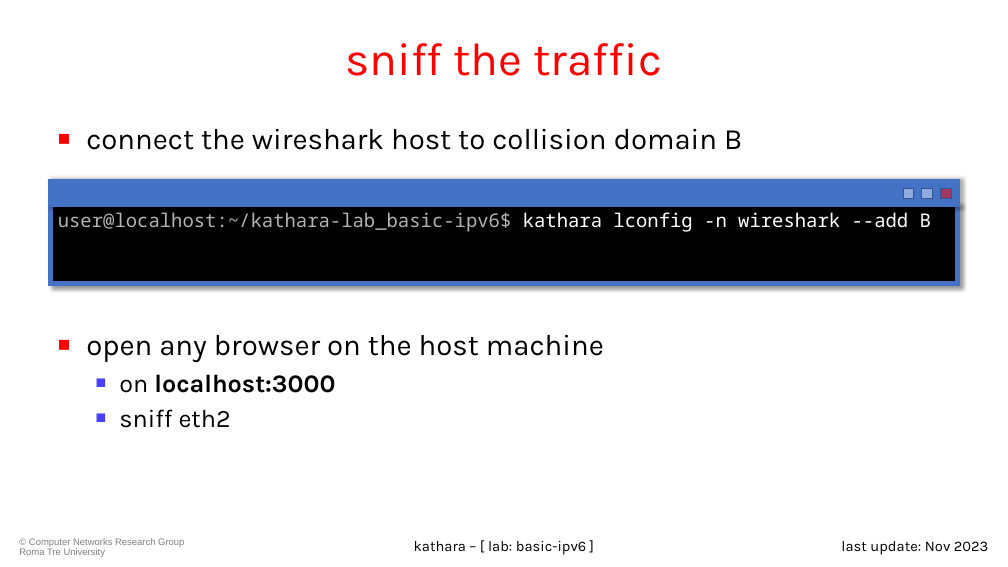
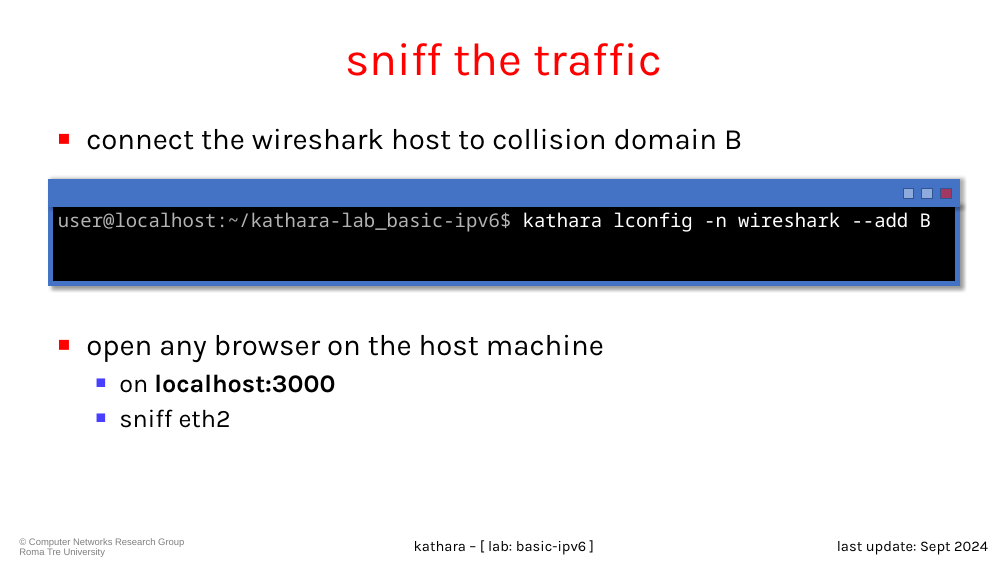
Before and after one commit to KatharaFramework/Kathara-Labs, a slide deck: slide 46 of main-labs/basic-topics/basic-ipv6/0135-kathara-lab_basic-ipv6.pptx (slide 45 before the commit). Drawn at 1008x567 pixels with LibreOffice and Linux fonts; fonts in the diff are those of the drawing; background and template pictures are left out. Boxes give left, top, right and bottom in pixels: in the first picture for what was removed or moved away, otherwise in the second. Text is boxed around its words. In the diff, an @@ line names an element or a change of style, - is before the commit and + after.

```diff
--- a/main-labs/basic-topics/basic-ipv6/0135-kathara-lab_basic-ipv6.pptx
+++ b/main-labs/basic-topics/basic-ipv6/0135-kathara-lab_basic-ipv6.pptx
@@ text at (837, 541, 988, 555): text changed @@
-last update: Nov 2023
+last update: Sept 2024
```
Also in this commit, not shown: 49 other slides changed, 1 slide added, 5 other files.
